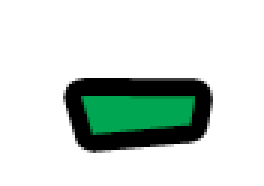
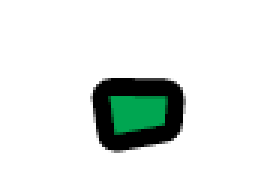
Layers edited between the first and the second 264 x 186 image:
painted on "-" over [81, 96, 195, 135]
